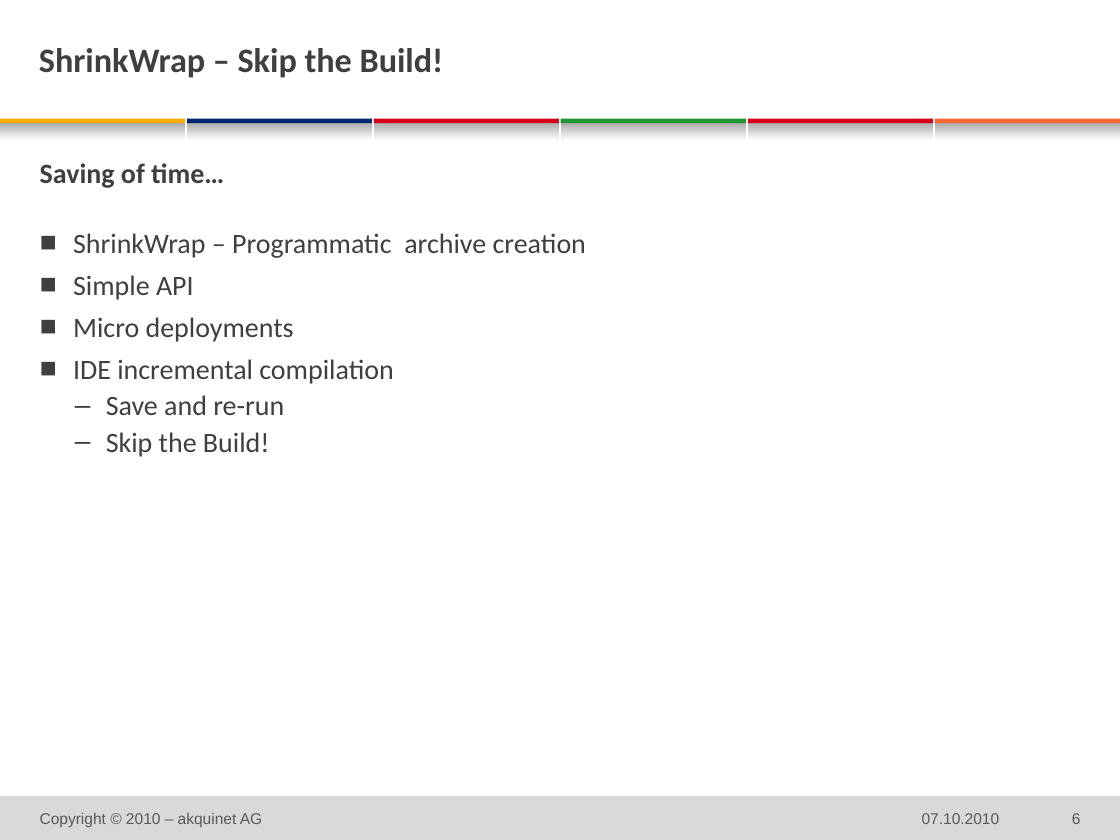
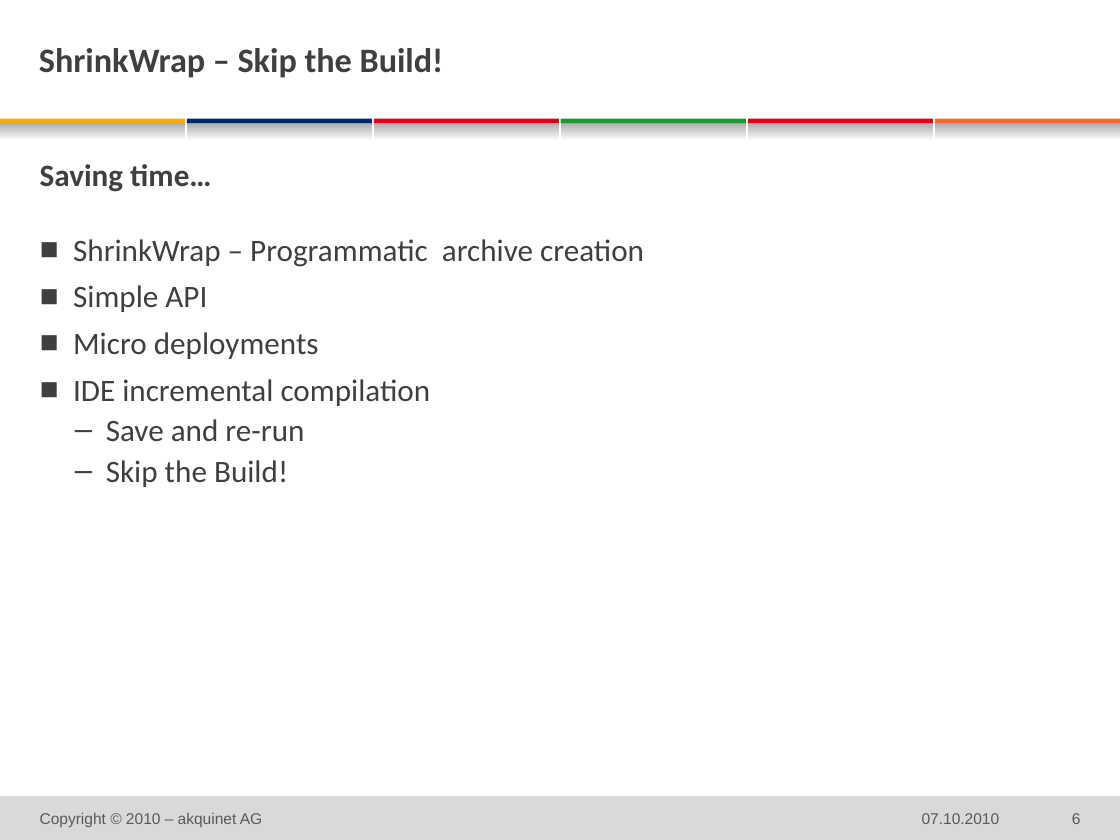
Before and after one commit to michaelschuetz/seamArquillian-judcon2010, a slide deck: slide 6 of doc/judcon_SeamArquillian.pptx. Drawn at 1120x840 pixels with LibreOffice and Linux fonts; fonts in the diff are those of the drawing; background and template pictures are left out. Boxes give left, top, right and bottom in pixels: in the first picture for what was removed or moved away, otherwise in the second. Text is boxed around its words. In the diff, an @@ line names an element or a change of style, - is before the commit and + after.

```diff
--- a/doc/judcon_SeamArquillian.pptx
+++ b/doc/judcon_SeamArquillian.pptx
@@ text at bbox=[40, 164, 211, 192]: text changed; size 18 to 20 pt @@
-Saving of time…
+Saving time…
@@ text at bbox=[73, 239, 644, 487]: size 18 to 20 pt @@
```
Also in this commit, not shown: 11 other slides changed.
